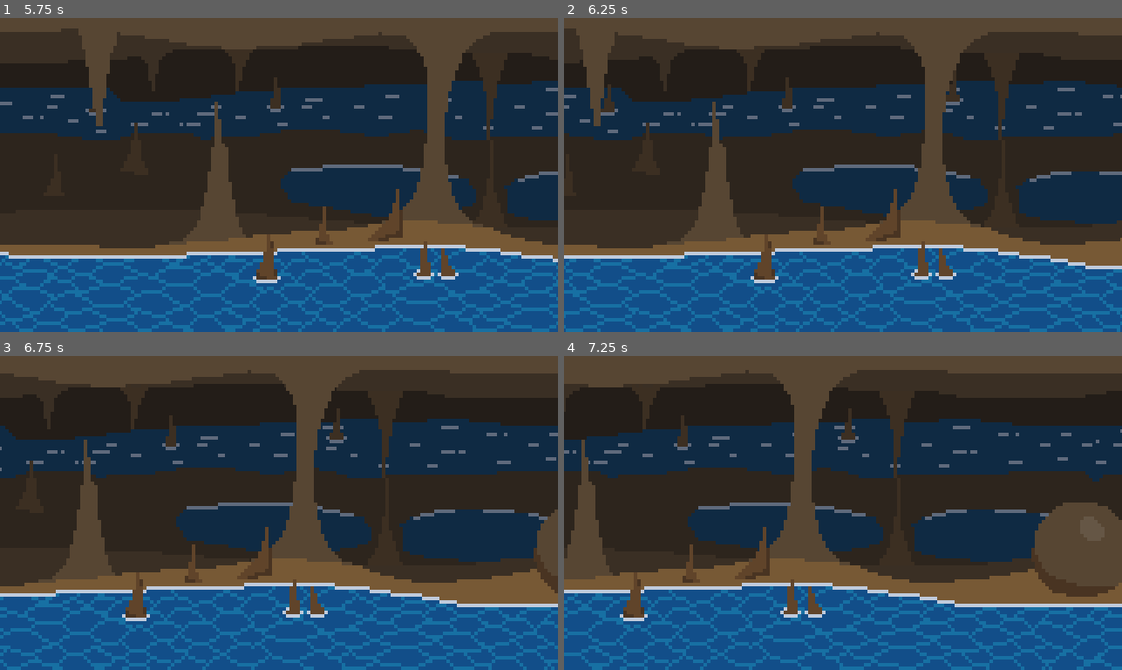
Above: before the commit, frames 1-4 (two rows, left to right).
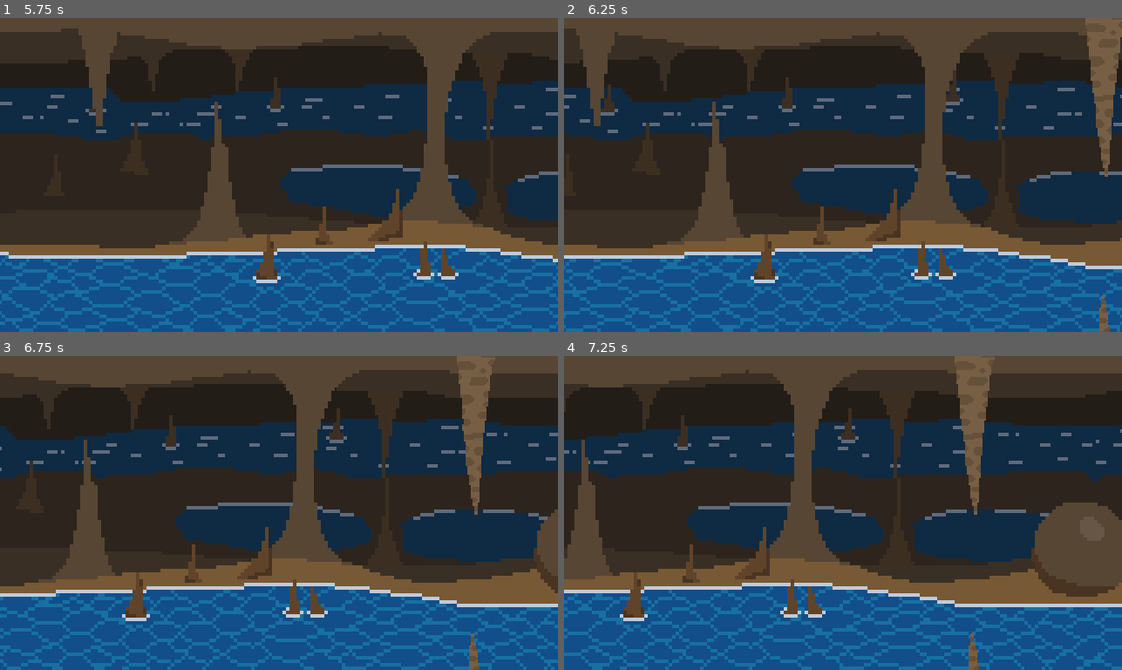
Above: after the commit, the same moments.

Repository: Jack3G/flappy-penguin
Game: Godot game, scene res://src/game.tscn
Two runs of this game, one before a commit and one after it. Both use one fixed random seed, a clock stepped at 60 frames per second and the inputs below.
Inputs (mouse positions are in pixels of both pictures, inside the frame that each line leads up to):
- Up to frame 1 (5.75 s): move the mouse to (401, 159) at 0.52 s; click (401, 159) at 0.77 s; click (401, 159) at 1.07 s; move the mouse to (167, 190) at 1.27 s; click (167, 190) at 1.52 s; click (167, 190) at 1.82 s; move the mouse to (334, 105) at 2.02 s; move the mouse to (251, 237) at 2.77 s; click (251, 237) at 3.02 s; click (251, 237) at 3.32 s; move the mouse to (446, 222) at 3.52 s; click (446, 222) at 3.77 s; click (446, 222) at 4.07 s; move the mouse to (111, 127) at 4.27 s; click (111, 127) at 4.52 s; click (111, 127) at 4.82 s; move the mouse to (306, 175) at 5.02 s
- Up to frame 2 (6.25 s): move the mouse to (759, 96) at 5.77 s; click (759, 96) at 6.02 s
- Up to frame 3 (6.75 s): click (195, 434) at 6.32 s; move the mouse to (401, 497) at 6.52 s
- Up to frame 4 (7.25 s): click (965, 497) at 6.77 s; click (965, 497) at 7.07 s

Frame 1 is identical in both runs. In frame 2, 1.9% of the frame differs, in the area x 93-100%, y 0-100%; in frame 3, 1.8%; in frame 4, 1.9%, in the area x 70-78%, y 0-100%.

Commit message:
make off screen hazards despawn

Diff:
--- a/src/game.gd
+++ b/src/game.gd
@@ -72,5 +72,17 @@
 	if hazards.is_empty():
 		spawn_new_hazard_pair()
 
-	for h in hazards:
+	# I have to be able to change i inside the loop for when stuff gets deleted
+	# so that elements dont get skipped
+	var i: int = 0
+	while i < hazards.size():
+		var h = hazards[i]
 		h.update_pixel_position(distance, pixels_per_meter)
+
+		if h.get_pixel_position() + hazard_spawn_offset*pixels_per_meter < 0:
+			h.bottom.queue_free()
+			h.top.queue_free()
+			hazards.remove_at(i)
+			i -= 1
+
+		i += 1
